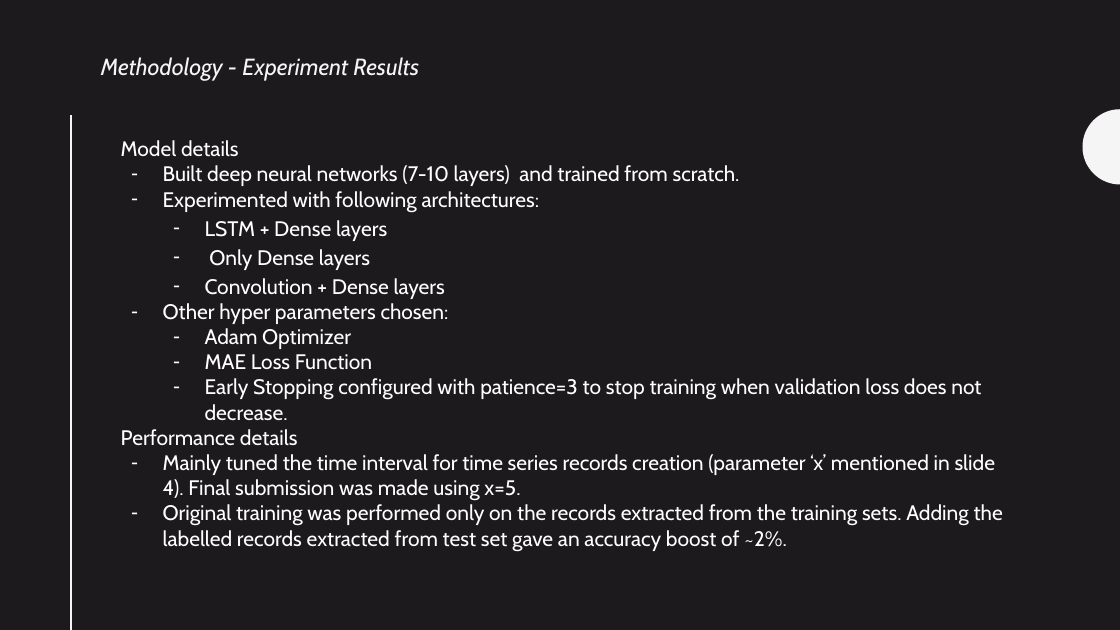
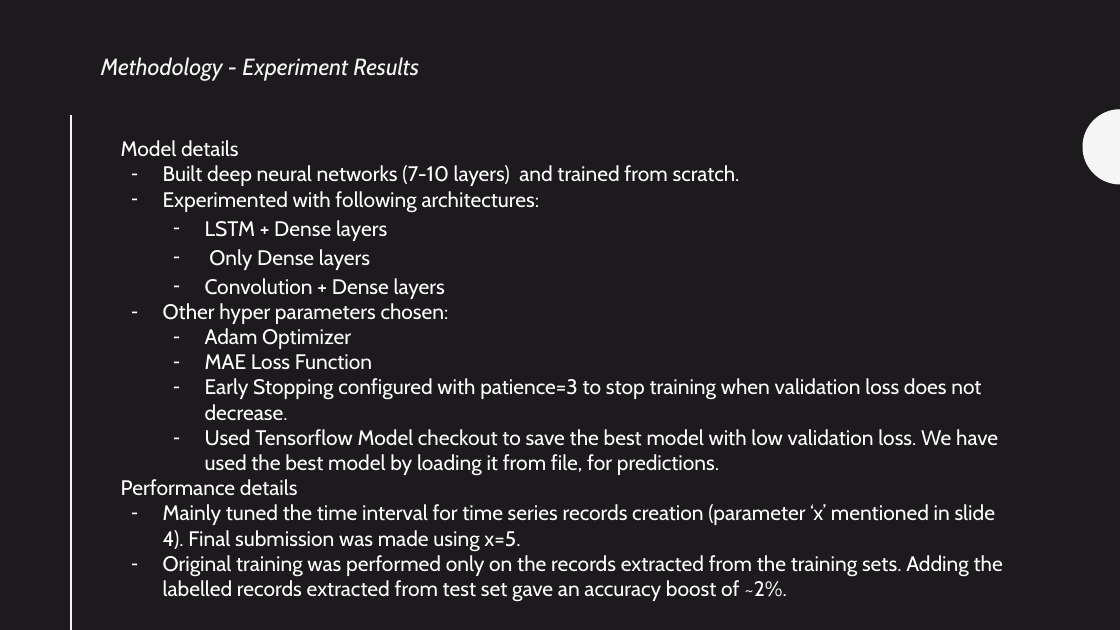
Before and after one commit to dd-open-source/ml-projects, a slide deck: slide 6 of cloudCloverageDataset/ShellAi-DD-Team-Level1-Pitch.pptx. Drawn at 1120x630 pixels with LibreOffice and Linux fonts; fonts in the diff are those of the drawing. Boxes give left, top, right and bottom in pixels: in the first picture for what was removed or moved away, otherwise in the second. Text is boxed around its words. In the diff, an @@ line names an element or a change of style, - is before the commit and + after.

```diff
--- a/cloudCloverageDataset/ShellAi-DD-Team-Level1-Pitch.pptx
+++ b/cloudCloverageDataset/ShellAi-DD-Team-Level1-Pitch.pptx
@@ text at <box>205,429,998,476</box>: paragraph added @@
+  – Used Tensorflow Model checkout to save the best model with low validation loss. We have used the best model by loading it from file, for predictions.
```
